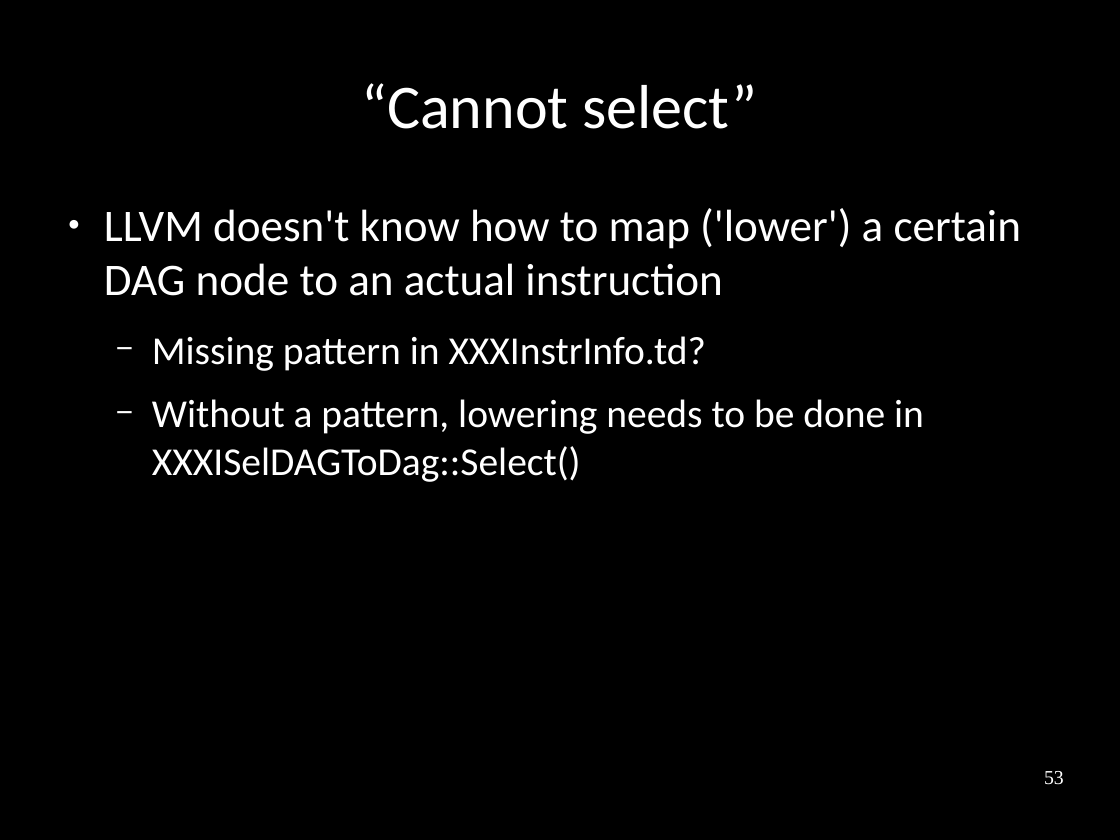
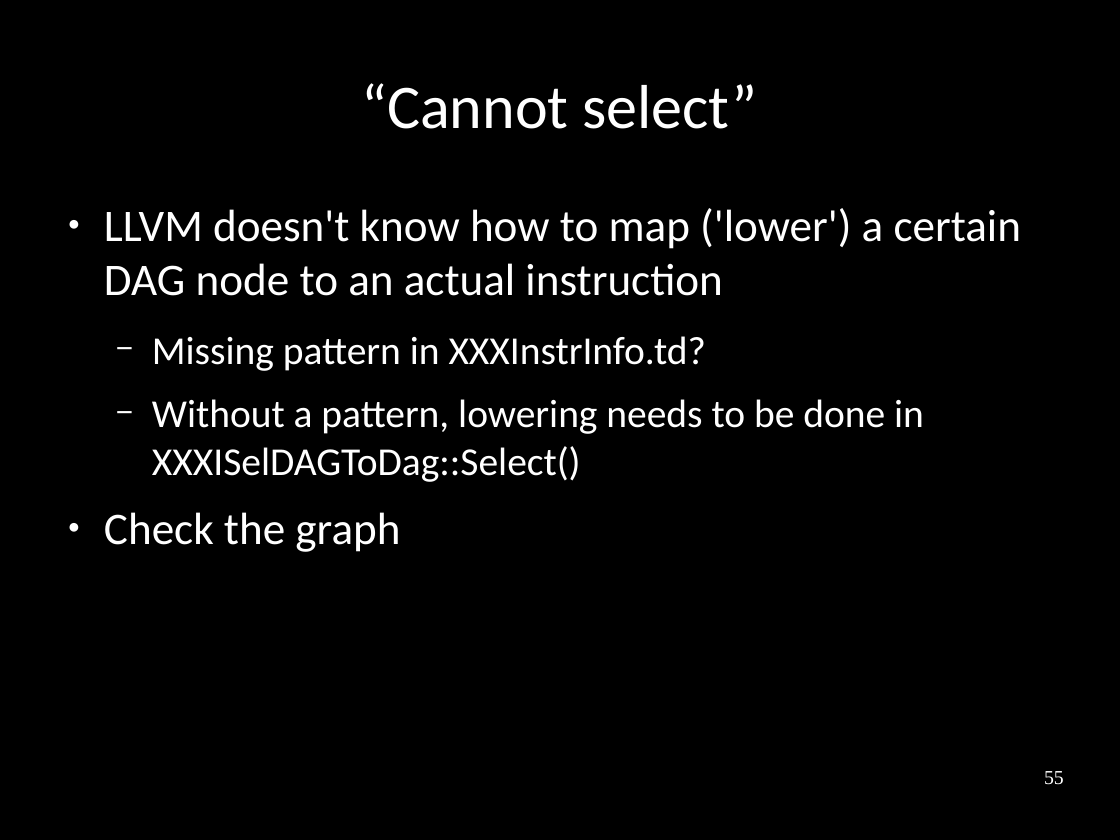
Before and after one commit to frasercrmck/llvm-leg, a slide deck: slide 55 of docs/Codeplay/Slides.odp (slide 53 before the commit). Drawn at 1120x840 pixels with LibreOffice and Linux fonts; fonts in the diff are those of the drawing. Boxes give left, top, right and bottom in pixels: in the first picture for what was removed or moved away, otherwise in the second. Text is boxed around its words. In the diff, an @@ line names an element or a change of style, - is before the commit and + after.

```diff
--- a/docs/Codeplay/Slides.odp
+++ b/docs/Codeplay/Slides.odp
@@ text at <box>104,512,400,552</box>: paragraph added @@
+● Check the graph
@@ page number at <box>1044,771,1064,785</box>: text changed @@
-53
+55
```
Also in this commit, not shown: 10 other slides changed, 6 slides added, 3 slides removed.
